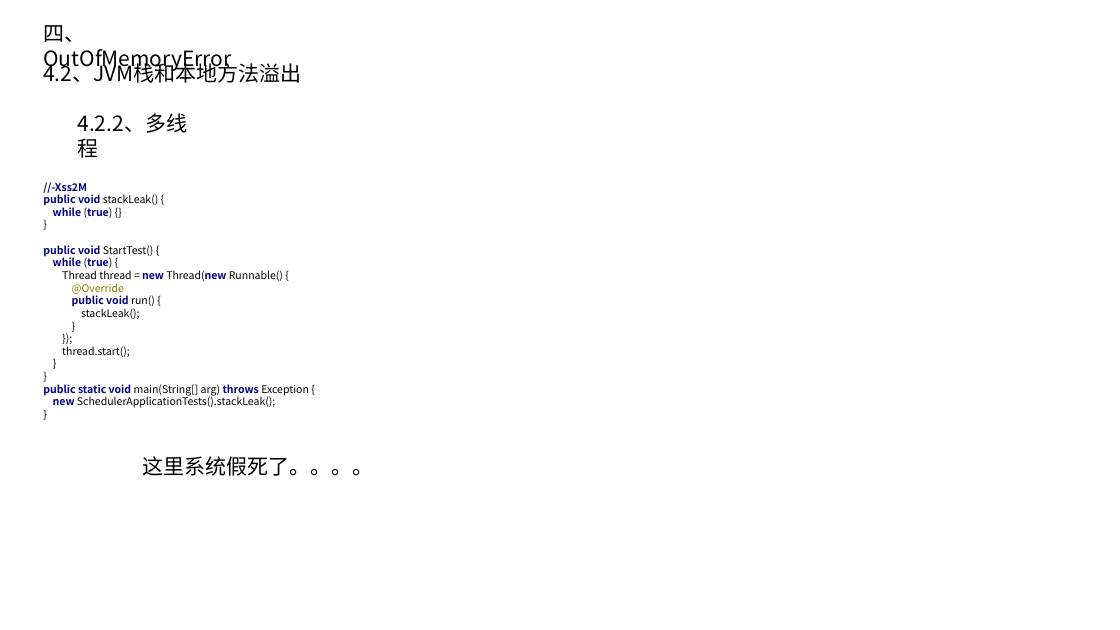
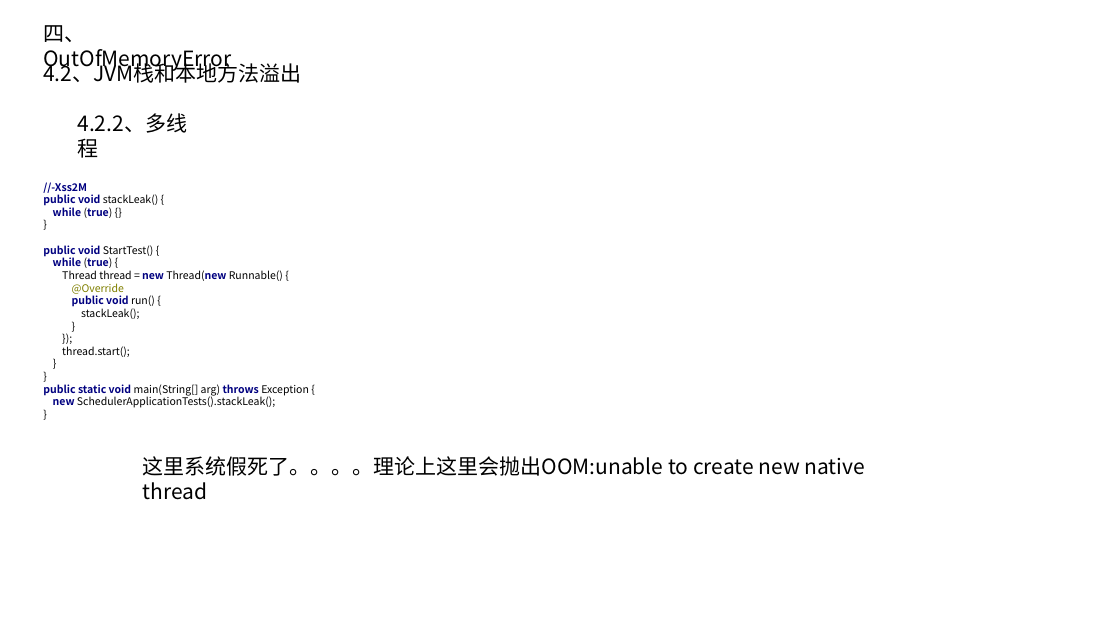
Before and after one commit to wscncxy/saiDOC, a slide deck: slide 15 of 虚拟机1.pptx. Drawn at 1120x630 pixels with LibreOffice and Linux fonts; fonts in the diff are those of the drawing; background and template pictures are left out. Boxes give left, top, right and bottom in pixels: in the first picture for what was removed or moved away, otherwise in the second. Text is boxed around its words. In the diff, an @@ line names an element or a change of style, - is before the commit and + after.

```diff
--- a/虚拟机1.pptx
+++ b/虚拟机1.pptx
@@ text at (x1=143, y1=456, x2=865, y2=476): text changed @@
-这里系统假死了。。。。
+这里系统假死了。。。。理论上这里会抛出OOM:unable to create new native thread
```
Also in this commit, not shown: 2 slides added.
